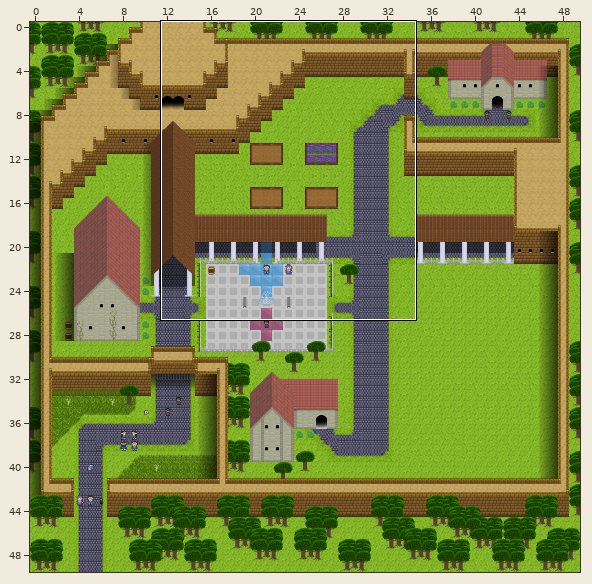
Level history. Tiled map: Board1.tmx. The picture above shows the old version from afar; the outline marks the close-up.
Close-up. The starting point:
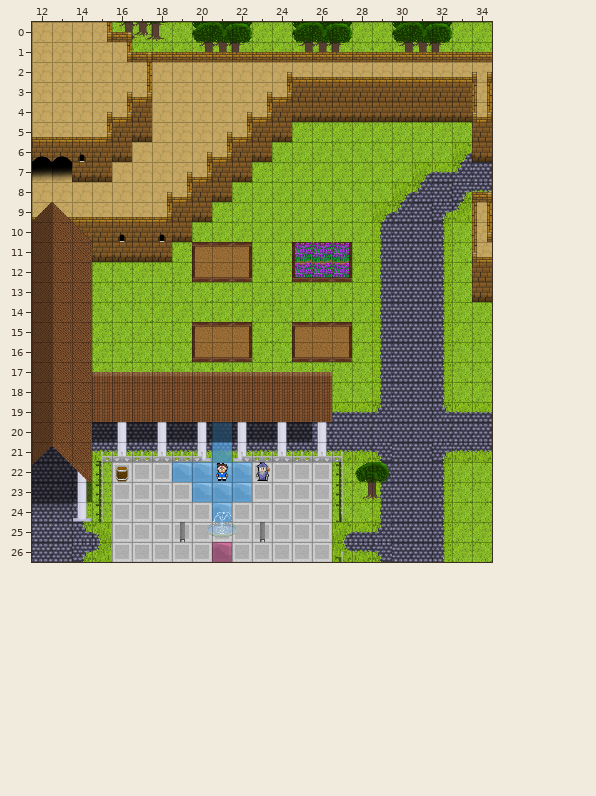
Cells are 32x32 px. Shown: x 12..34, y 0..26. The commit also changed other parts of the map, which this record leaves out. Tiles whose own drawing changed are shown in their newer look in all pictures.
New version:
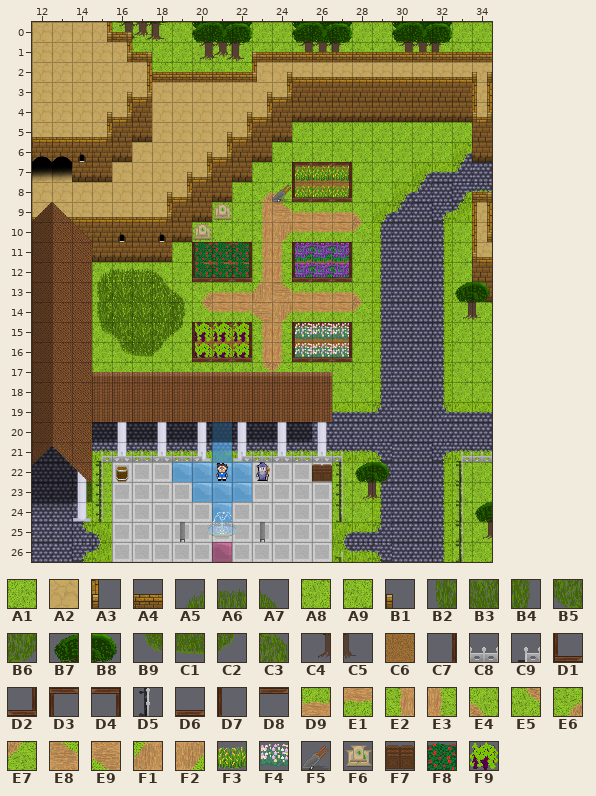
Key: from "shittytileset": A1 0, A2 3, A3 25, A4 34, A5 45, A6 46, A7 47, A8 48, A9 50, B1 53, B2 60, B3 61, B4 62, B5 63, B6 64, B7 65, B8 66, B9 75, C1 76, C2 77, C3 79, C4 80, C5 81, C6 114, C7 115, C8 122, C9 124, D1 128, D2 129, D3 130, D4 131, D5 139, D6 143, D7 144, D8 145, D9 157, E1 157 turned 180, E2 157 turned 270, E3 157 turned 90, E4 159, E5 159 turned 180, E6 159 turned 270, E7 159 turned 90, E8 160, E9 160 turned 180, F1 160 turned 270, F2 160 turned 90, F3 169, F4 170, F5 171, F6 172, F7 174, F8 184, F9 185.
__ is an empty cell, .. an unchanged one.
What changed:
--- layer "Ground Layer"
@@ x 18..22 @@
- 2 A2 A2 A2 A2 A2
+ 2 A8 A8 A9 A9 A8
@@ x 20..28 @@
- 7 .. .. .. .. .. A1 A1 A1 ..
- 8 .. .. .. A8 A8 A8 A9 A9 ..
- 9 .. .. .. A8 A8 A8 A1 A1 A1
-10 .. .. .. A8 A8 A8 A8 A8 A8
-11 .. .. .. A8 A8 .. .. .. ..
-12 .. .. .. A9 A1 .. .. .. ..
-13 A9 A1 A1 A8 A8 A9 A9 A9 A8
-14 A8 A8 A1 A1 A9 A8 A8 A8 A8
-15 .. .. .. A9 A1 .. .. .. ..
-16 .. .. .. A8 A9 .. .. .. ..
-17 .. .. .. A8 A8 .. .. .. ..
+ 7 .. .. .. .. .. C6 C6 C6 ..
+ 8 .. .. .. E6 E4 C6 C6 C6 ..
+ 9 .. .. .. E2 E8 D9 D9 D9 E4
+10 .. .. .. E2 F2 E1 E1 E1 E7
+11 .. .. .. E2 E3 .. .. .. ..
+12 .. .. .. E2 E3 .. .. .. ..
+13 E6 D9 D9 F1 E8 D9 D9 D9 E4
+14 E5 E1 E1 E9 F2 E1 E1 E1 E7
+15 .. .. .. E2 E3 .. .. .. ..
+16 .. .. .. E2 E3 .. .. .. ..
+17 .. .. .. E5 E7 .. .. .. ..
--- layer "Ground Layer 2"
@@ x 25..27 @@
- 7 __ __ __
- 8 __ __ __
+ 7 D3 D8 D4
+ 8 F3 F3 F3
@@ x 15..27 @@
-12 __ __ __ __ .. D1 D6 D2 .. .. .. .. ..
-13 __ __ __ __ __ .. .. .. .. .. .. .. ..
-14 __ __ __ __ __ .. .. .. .. .. .. .. ..
-15 __ __ __ __ __ .. .. .. .. .. D3 .. D4
-16 .. __ __ __ .. D1 D6 D2 .. .. D1 D6 D2
+12 A5 A6 A6 A7 .. F8 F8 F8 .. .. .. .. ..
+13 B2 B3 B3 C3 A7 .. .. .. .. .. .. .. ..
+14 B2 B3 B3 B3 B4 .. .. .. .. .. .. .. ..
+15 B9 B5 B3 B6 C2 .. .. .. .. .. D8 .. D8
+16 .. B9 C1 C2 .. F9 F9 F9 .. .. F4 F4 F4
@@ x 26..26 @@
-22 __
+22 F7
@@ x 34..34 @@
-24 __
-25 __
+24 B7
+25 C4
--- layer "Behind Walls"
@@ x 25..27 @@
- 7 __ __ __
+ 7 F3 F3 F3
@@ x 20..22 @@
-11 __ __ __
+11 F8 F8 F8
@@ x 20..27 @@
-15 __ __ __ .. .. __ __ __
+15 F9 F9 F9 .. .. F4 F4 F4
@@ x 33..34 @@
-21 __ __
-22 __ ..
-23 __ ..
-24 __ ..
-25 __ ..
-26 __ ..
+21 C9 C8
+22 D5 ..
+23 D5 ..
+24 D5 ..
+25 D5 ..
+26 D5 ..
--- layer "Walls and Such"
@@ x 20..27 @@
- 7 .. .. .. .. .. __ .. __
- 8 .. .. .. .. __ __ __ __
- 9 .. __ .. .. .. .. .. ..
-10 __ .. .. .. .. .. .. ..
-11 __ .. __ .. .. .. .. ..
-12 __ __ __ .. .. .. .. ..
+ 7 .. .. .. .. .. D7 .. C7
+ 8 .. .. .. .. F5 D1 D6 D2
+ 9 .. F6 .. .. .. .. .. ..
+10 F6 .. .. .. .. .. .. ..
+11 D7 .. C7 .. .. .. .. ..
+12 D1 D6 D2 .. .. .. .. ..
@@ x 20..27 @@
-15 __ .. __ .. .. __ .. __
-16 __ __ __ .. .. __ __ __
+15 D7 .. C7 .. .. D7 .. C7
+16 D1 D6 D2 .. .. D1 D6 D2
--- layer "Wall Decoration"
@@ x 33..34 @@
-13 __ __
-14 __ __
+13 B7 B8
+14 C4 C5
--- layer "Above Layer 1"
@@ x 18..22 @@
- 1 A4 A4 A4 A4 A4
- 2 .. __ __ __ __
+ 1 __ __ __ __ __
+ 2 .. A4 A4 A4 A4
--- layer "Above Layer 2"
@@ x 18..23 @@
- 1 .. .. .. .. .. __
- 2 __ __ .. .. .. __
+ 1 .. .. .. .. .. B1
+ 2 A4 A4 .. .. .. A3
Changed places in both close-ups, as pixel boxes (x1, y1, x2, y2):
changed: (152, 52, 257, 82)
changed: (97, 162, 372, 372)
added: (455, 282, 490, 320)
added: (456, 451, 492, 562)
added: (312, 464, 332, 482)
